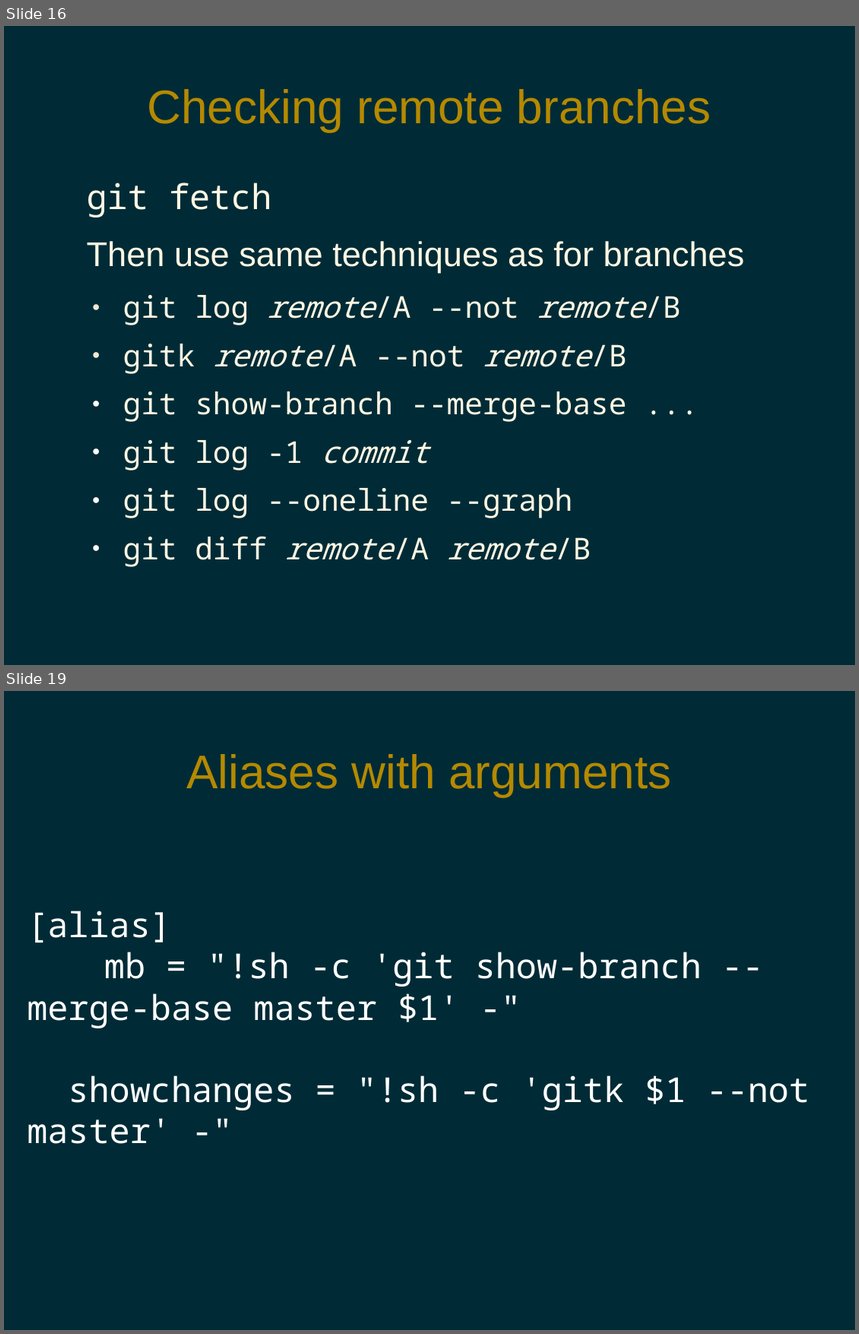
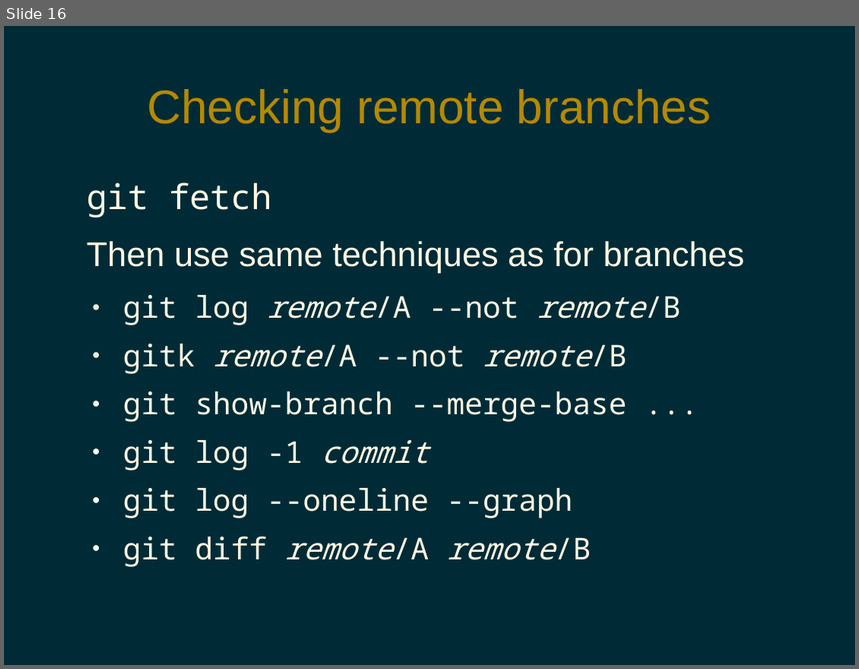
Before and after one commit to pdg137/gitpres, a slide deck: advanced.odp. Shown one above the other, each under a label of ours: slides 16 and 19 before the commit, slide 16 after it; the slides between them are not shown. The pictures are 859x1334 and 859x669 pixels, drawn with LibreOffice and Linux fonts; fonts in the diff are those of the drawing. Boxes give left, top, right and bottom in pixels: in the first picture for what was removed or moved away, otherwise in the second. Text is boxed around its words. In the diff, an @@ line names an element or a change of style, - is before the commit and + after.

Commit message:
removed aliases, added post-recieve

```diff
--- a/advanced.odp
+++ b/advanced.odp
@@ slide 19 removed at bbox=[4, 691, 855, 1330], background #002B36 @@
@@ title removed at bbox=[186, 754, 671, 797] @@
-Aliases with arguments
@@ text removed at bbox=[27, 911, 810, 1144] @@
-[alias]
-mb = "!sh -c 'git show-branch --merge-base master $1' -"
-showchanges = "!sh -c 'gitk $1 --not master' -"
```
Also in this commit, not shown: 4 slides changed, 1 slide added, 2 other slides removed.
